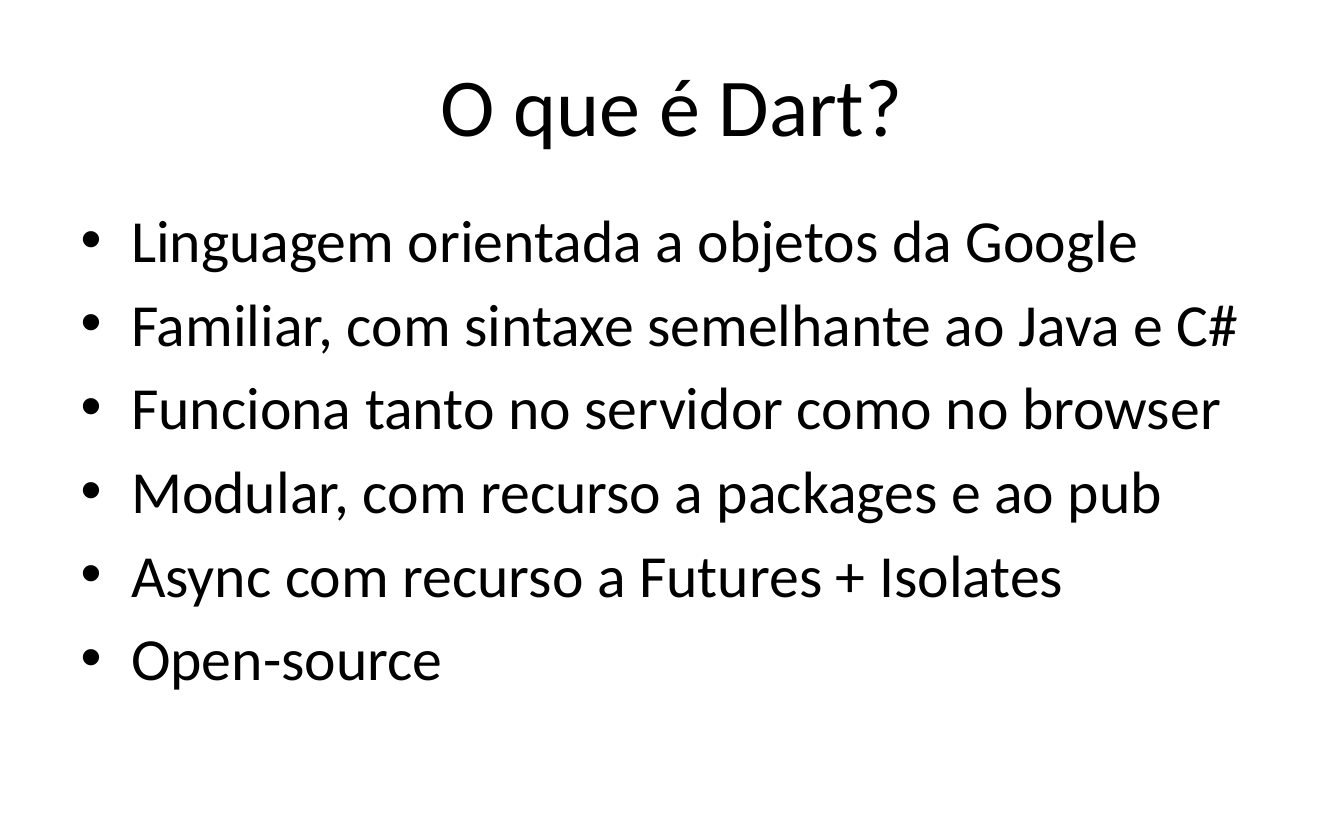
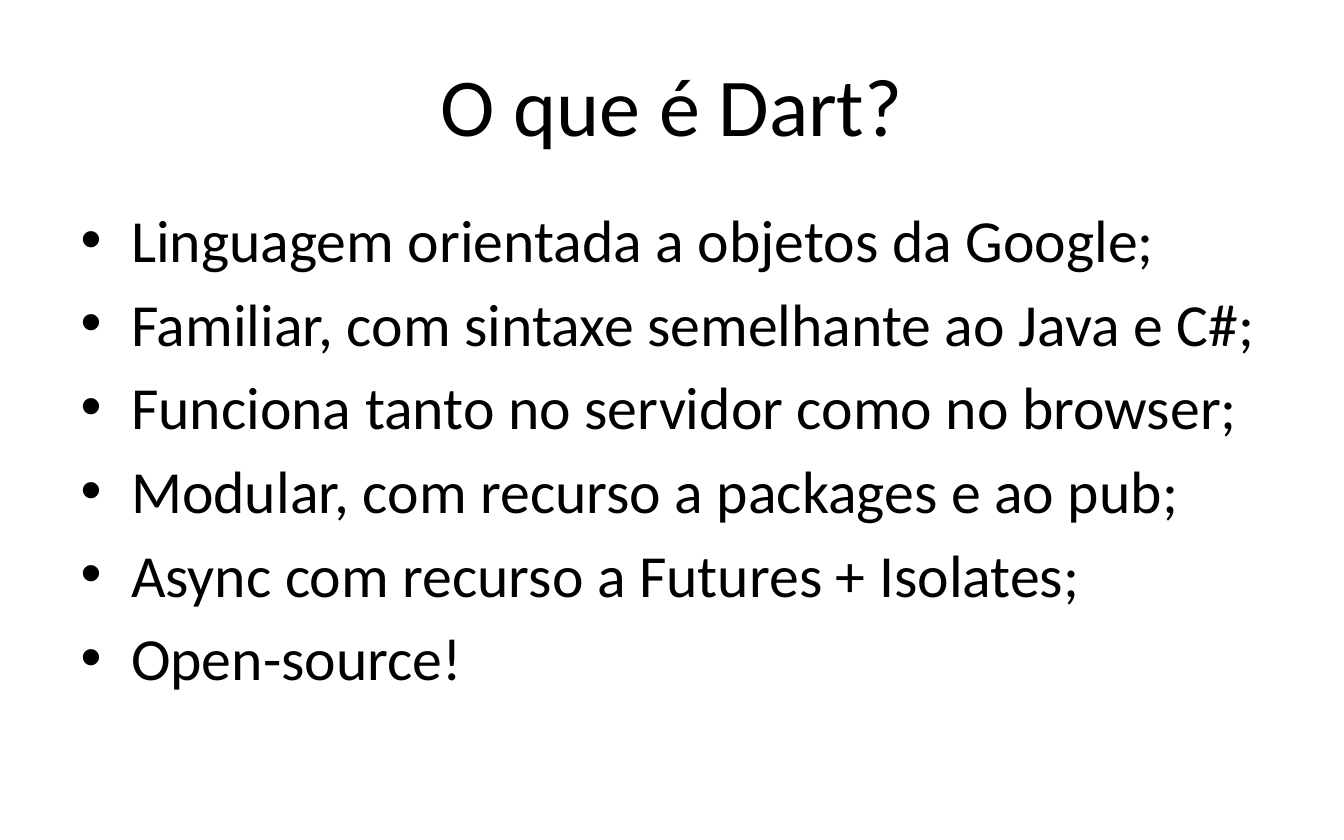
Before and after one commit to iptomar/letrinhas_si, a slide deck: slide 35 of Apresentacoes/v01.pptx. Drawn at 1344x840 pixels with LibreOffice and Linux fonts; fonts in the diff are those of the drawing; background and template pictures are left out. Boxes give left, top, right and bottom in pixels: in the first picture for what was removed or moved away, otherwise in the second. Text is boxed around its words. In the diff, an @@ line names an element or a change of style, - is before the commit and + after.

Commit message:
Adição de demos do Dart na apresentação.

```diff
--- a/Apresentacoes/v01.pptx
+++ b/Apresentacoes/v01.pptx
@@ text at [131,220,1255,690]: text changed @@
-• Linguagem orientada a objetos da Google
-• Familiar, com sintaxe semelhante ao Java e C#
-• Funciona tanto no servidor como no browser
-• Modular, com recurso a packages e ao pub
-• Async com recurso a Futures + Isolates
-• Open-source
+• Linguagem orientada a objetos da Google;
+• Familiar, com sintaxe semelhante ao Java e C#;
+• Funciona tanto no servidor como no browser;
+• Modular, com recurso a packages e ao pub;
+• Async com recurso a Futures + Isolates;
+• Open-source!
```
Also in this commit, not shown: 10 other slides changed, 6 slides added.
